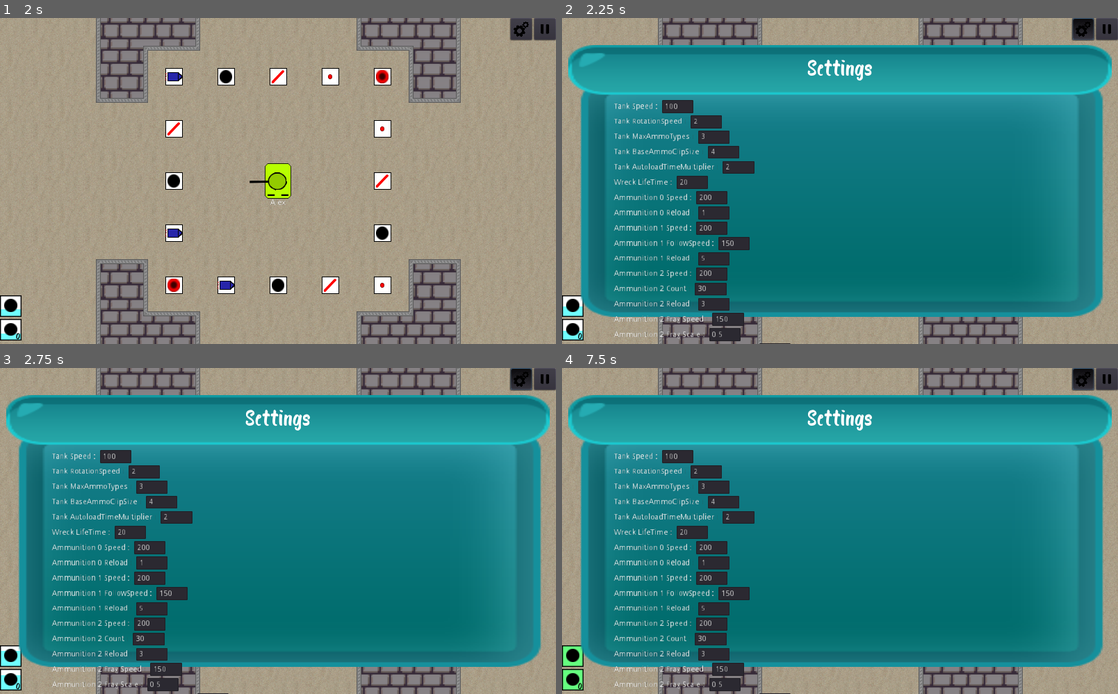
Above: before the commit, frames 1-4 (two rows, left to right).
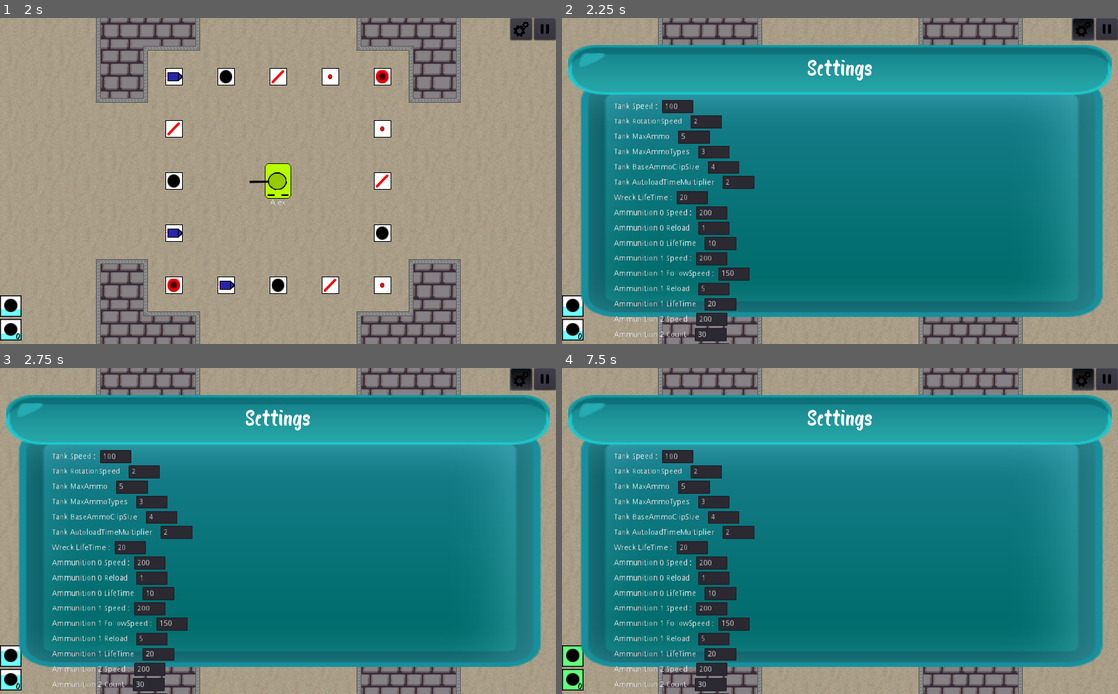
Above: after the commit, the same moments.

Repository: mm-102/godot_tanks
Game: Godot game, scene res://GameModeMaster.tscn
Same seed, same stepped clock (60 frames per second), same inputs: the game is played once before the commit and once after it.
Inputs (mouse positions are in pixels of both pictures, inside the frame that each line leads up to):
- Up to frame 1 (2 s): click (294, 154) at 0.52 s; type "Alex" at 0.6 s; click "Single" at 1.25 s
- Up to frame 2 (2.25 s): click (1084, 27) at 2 s
- Up to frame 3 (2.75 s): no input
- Up to frame 4 (7.5 s): click (1106, 377) at 2.75 s; tap Enter at 3.5 s; move the mouse to (962, 514) at 3.52 s; hold D (p_right) 3.53-4.28 s; hold Tab (Scoreboard) 3.53-4.28 s; move the mouse to (728, 547) at 4.27 s; hold S (p_backward) 4.28-5.03 s; click (728, 547) at 4.35 s; move the mouse to (895, 459) at 5.02 s; hold D (p_right) 5.03-5.78 s; tap Mouse wheel up (p_zoom_in) at 5.1 s; move the mouse to (812, 596) at 5.77 s; hold W (p_forward) 5.78-6.53 s; tap Mouse wheel down (p_zoom_out) at 5.85 s; move the mouse to (1006, 579) at 6.52 s; hold Tab (Scoreboard) 6.53-7.28 s; hold A (p_left) from 6.53 s (still down); tap Space at 7.25 s; move the mouse to (673, 482) at 7.27 s; click (673, 482) at 7.35 s

Frame 1 is identical in both runs. In frame 2, 3.7% of the frame differs, in the area x 9-42%, y 34-100%; in frame 3, 3.7%; in frame 4, 3.7%.

Commit message:
Added LifeTime of ammunition to GameSetting

Diff:
--- a/Global/GameSettings.gd
+++ b/Global/GameSettings.gd
@@ -54,6 +54,7 @@
 const DEFAULT = {
 	["Tank", "Speed"]: 100.0,
 	["Tank", "RotationSpeed"]: 2.0,
+	["Tank", "MaxAmmo"]: 5,
 	["Tank", "MaxAmmoTypes"]: 3,
 	["Tank", "BaseAmmoClipSize"]: 4,
 	["Tank", "AutoloadTimeMultiplier"]: 2,
@@ -62,14 +63,17 @@
 
 	["Ammunition", AT.BULLET, "Speed"]: 200,
 	["Ammunition", AT.BULLET, "Reload"]: 1,
+	["Ammunition", AT.BULLET, "LifeTime"]: 10,
 
 	["Ammunition", AT.ROCKET, "Speed"]: 200,
 	["Ammunition", AT.ROCKET, "FollowSpeed"]: 150,
 	["Ammunition", AT.ROCKET, "Reload"]: 5,
+	["Ammunition", AT.ROCKET, "LifeTime"]: 20,
 
 	["Ammunition", AT.FRAG_BOMB, "Speed"]: 200,
 	["Ammunition", AT.FRAG_BOMB, "Count"]: 30,
 	["Ammunition", AT.FRAG_BOMB, "Reload"]: 3,
+	["Ammunition", AT.FRAG_BOMB, "LifeTime"]: 5,
 
 	["Ammunition", AT.FRAG_BOMB, "Frag", "Speed"]: 150,
 	["Ammunition", AT.FRAG_BOMB, "Frag", "Scale"]: 0.5,
@@ -85,18 +89,15 @@
 	["Ammunition", AT.LASER_BULLET, "Length"]: 50,
 	["Ammunition", AT.LASER_BULLET, "MaxBounces"]: 15,
 	["Ammunition", AT.LASER_BULLET, "Reload"]: 2,
+	["Ammunition", AT.LASER_BULLET, "LifeTime"]: 12,
 
 	["Ammunition", AT.FIREBALL, "Speed"]: 200,
 	["Ammunition", AT.FIREBALL, "Reload"]: 5,
+	["Ammunition", AT.FIREBALL, "LifeTime"]: 5,
 }
 
 
 const Dynamic = {
-#	"Visibility": null,
-#	"Camera": {
-#		"CloseRange": null,
-#	}
-
 	"Tank": {
 		"Speed" : null,
 		"RotationSpeed" : null,
@@ -113,6 +114,7 @@
 		AT.BULLET:{
 			"Speed" : null,
 			"Reload" : null,
+			"LifeTime": null,
 		},
 		AT.ROCKET: {
 			"Speed" : null,
--- a/Player/Projectiles/Projectile.gd
+++ b/Player/Projectiles/Projectile.gd
@@ -22,7 +22,6 @@
 	set_name(bullet_data.ID)
 	position = bullet_data.P
 	set_linear_velocity(bullet_data.V)
-	#print(bullet_data.DT)
 	left_time = (bullet_data.DT - Transfer.get_time()) * 0.001
 
 
